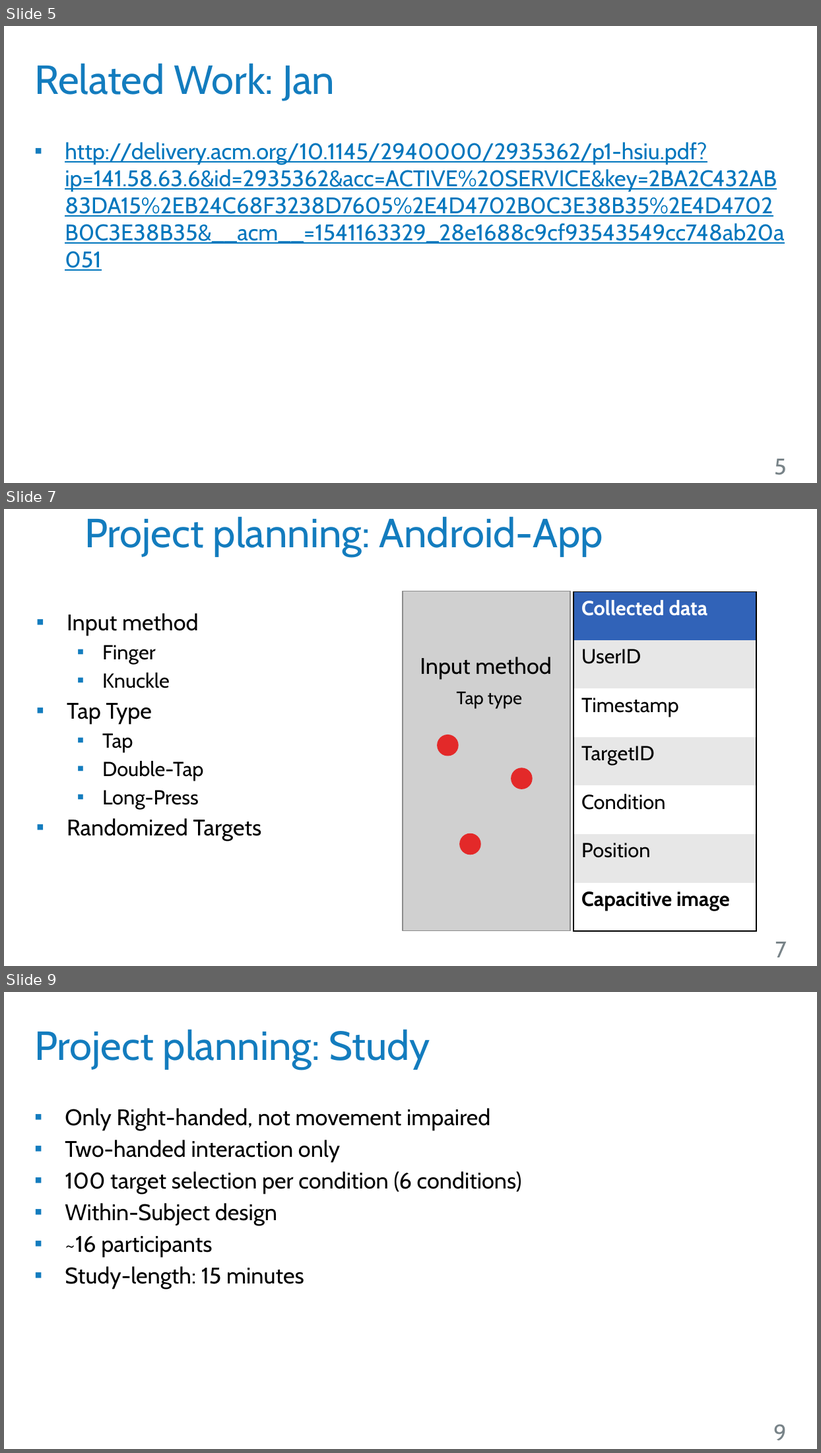
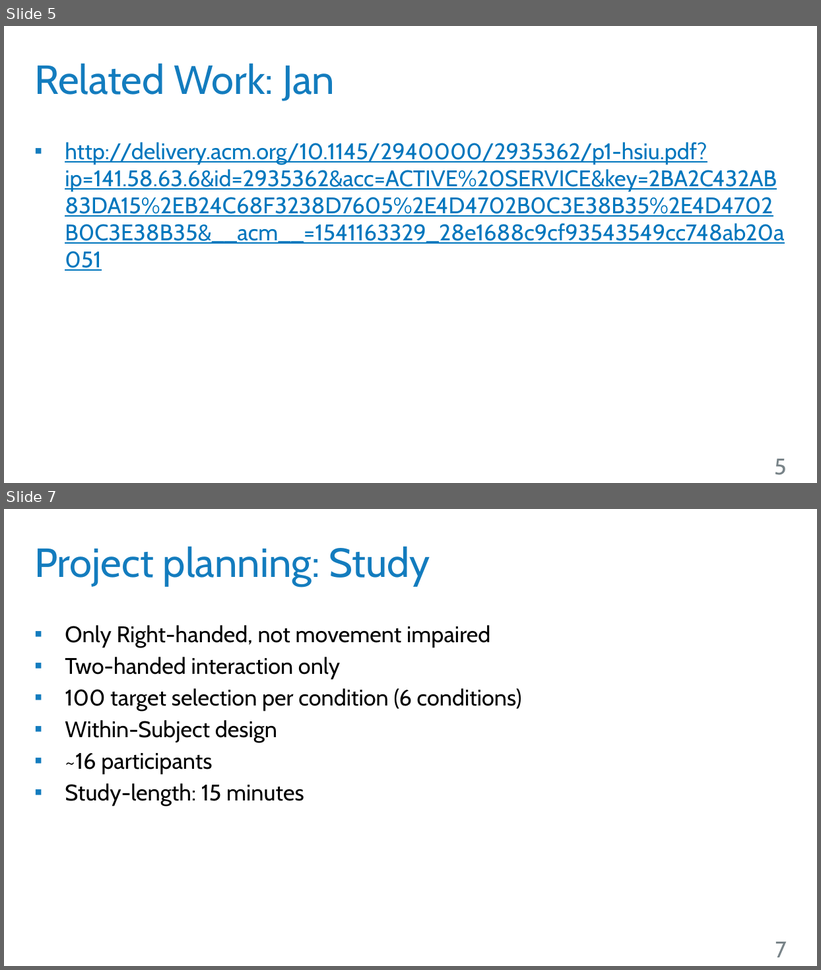
Before and after one commit to robsch94/FaPraKnuckleInput, a slide deck: FirstPresentation_Jan.pptx. Shown one above the other, each under a label of ours: slides 5, 7 and 9 before the commit, slides 5 and 7 after it; the slides between them are not shown. The pictures are 821x1453 and 821x970 pixels, drawn with LibreOffice and Linux fonts; fonts in the diff are those of the drawing; grey boxes stand for pictures; background and template pictures are left out. Boxes give left, top, right and bottom in pixels: in the first picture for what was removed or moved away, otherwise in the second. Text is boxed around its words. In the diff, an @@ line names an element or a change of style, - is before the commit and + after.

Commit message:
Android project planning done - todo related work

```diff
--- a/FirstPresentation_Jan.pptx
+++ b/FirstPresentation_Jan.pptx
@@ slide 7 removed at (x1=4, y1=509, x2=817, y2=966), background #FFFFFF @@
@@ title removed at (x1=85, y1=516, x2=603, y2=557) @@
-Project planning: Android-App
@@ picture removed at (x1=403, y1=591, x2=570, y2=931) @@
@@ table removed at (x1=573, y1=592, x2=756, y2=932), 7 rows, 1 columns @@
-Collected data
-UserID
-Timestamp
-TargetID
-Condition
-Position
-Capacitive image
@@ text removed at (x1=67, y1=613, x2=262, y2=842) @@
-▪ Input method
-  ▪ Finger
-  ▪ Knuckle
-▪ Tap Type
-  ▪ Tap
-  ▪ Double-Tap
-  ▪ Long-Press
-▪ Randomized Targets
@@ text removed at (x1=420, y1=657, x2=552, y2=680) @@
-Input method
@@ text removed at (x1=457, y1=692, x2=522, y2=708) @@
-Tap type
@@ ellipse removed at (x1=438, y1=736, x2=457, y2=755) @@
@@ ellipse removed at (x1=512, y1=769, x2=532, y2=789) @@
@@ ellipse removed at (x1=461, y1=835, x2=481, y2=855) @@
@@ page number removed at (x1=776, y1=942, x2=787, y2=958) @@
-7
@@ what was slide 9 is now slide 7 @@
@@ page number at (x1=776, y1=942, x2=787, y2=958): text changed @@
-9
+7
```
Also in this commit, not shown: 1 slide changed, 1 other slide removed.
